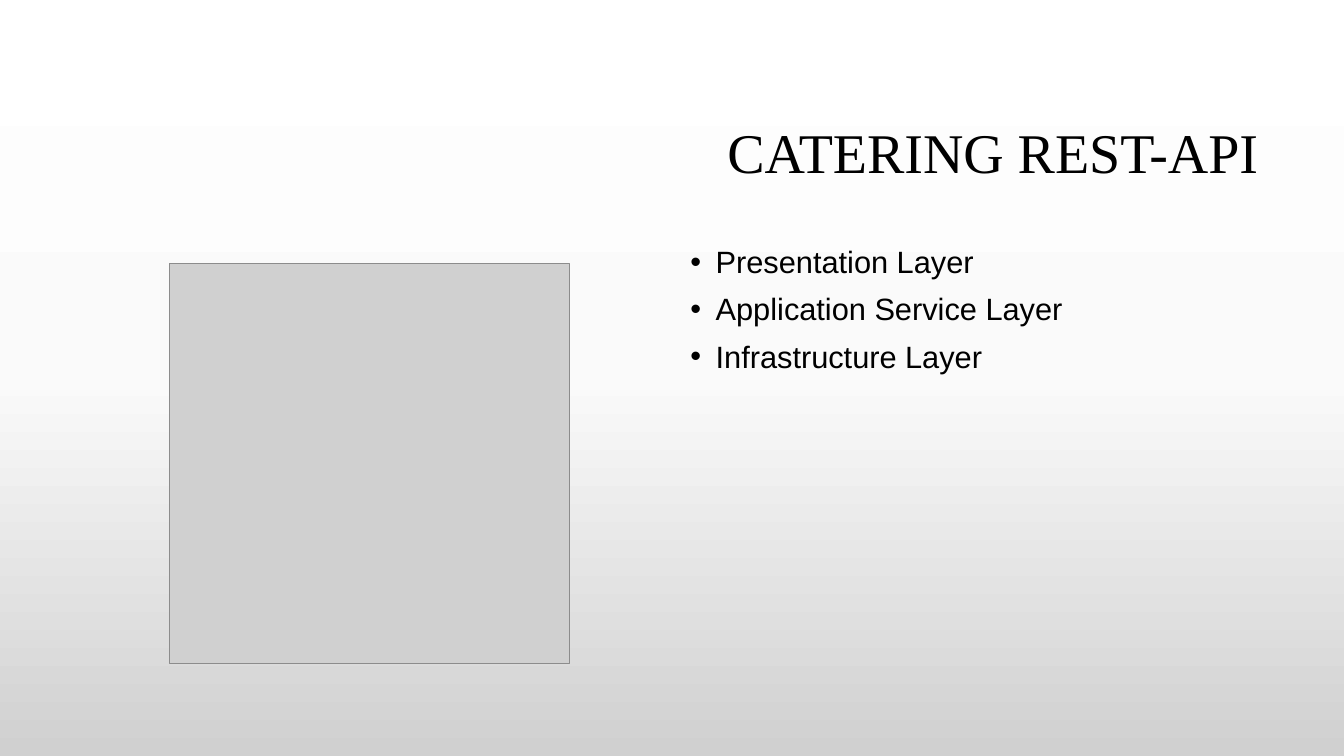
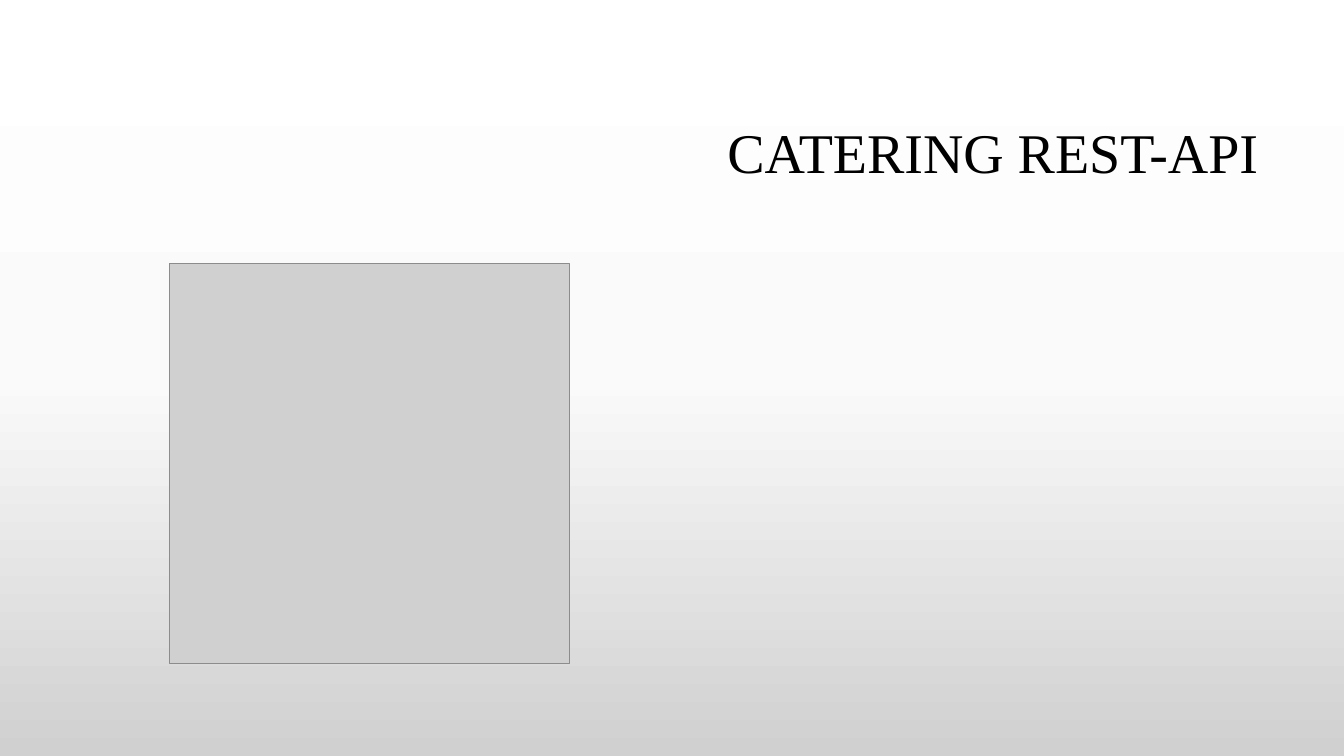
Before and after one commit to GitDeveloperBel/Kafka, a slide deck: slide 8 of presentation.pptx. Drawn at 1344x756 pixels with LibreOffice and Linux fonts; fonts in the diff are those of the drawing; grey boxes stand for pictures; background and template pictures are left out. Boxes give left, top, right and bottom in pixels: in the first picture for what was removed or moved away, otherwise in the second. Text is boxed around its words. In the diff, an @@ line names an element or a change of style, - is before the commit and + after.

```diff
--- a/presentation.pptx
+++ b/presentation.pptx
@@ text removed at [716,250,1063,373] @@
-• Presentation Layer
-• Application Service Layer
-• Infrastructure Layer
```
Also in this commit, not shown: 10 other slides changed, 5 slides added, 2 slides removed, 11 other files.
